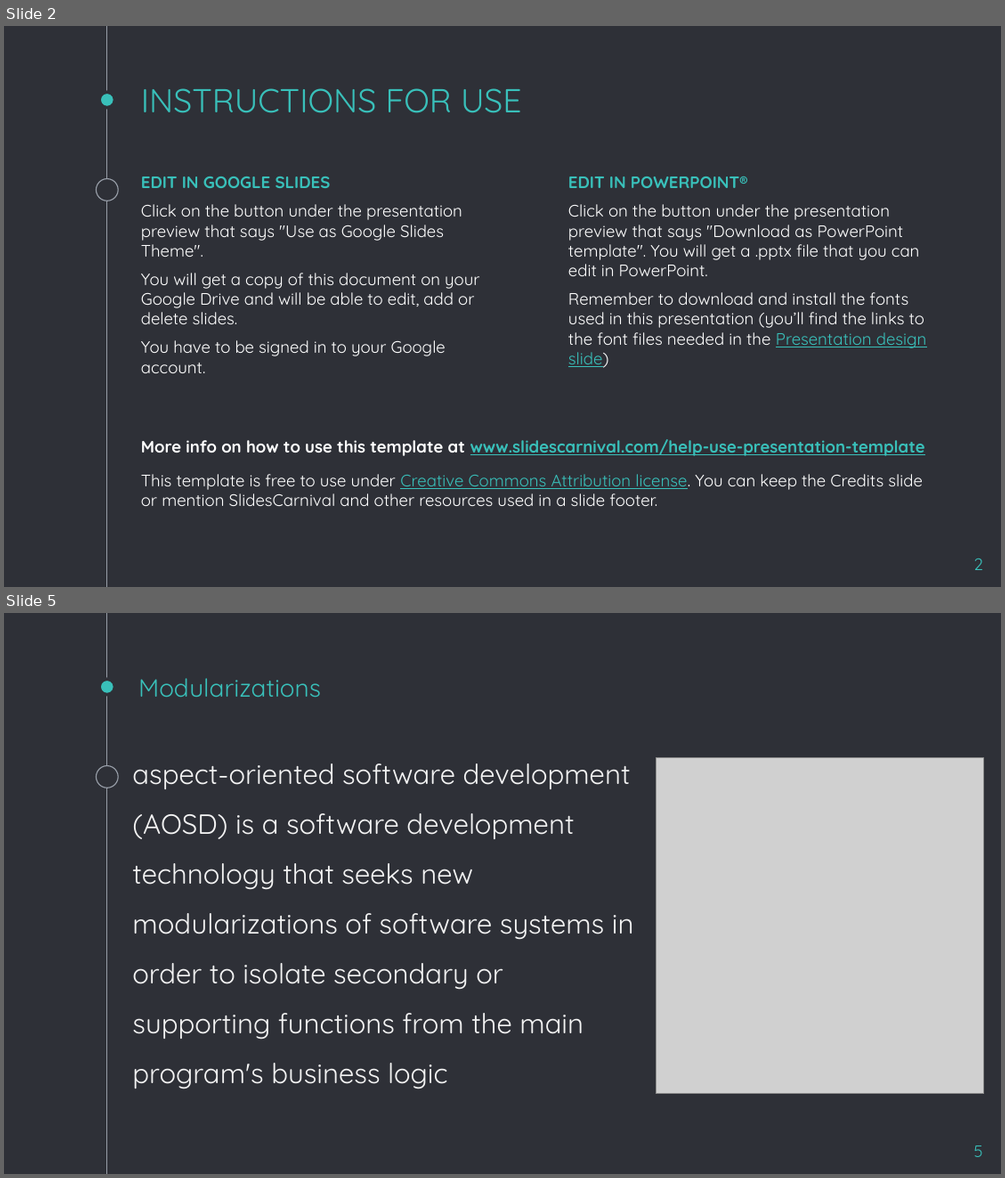
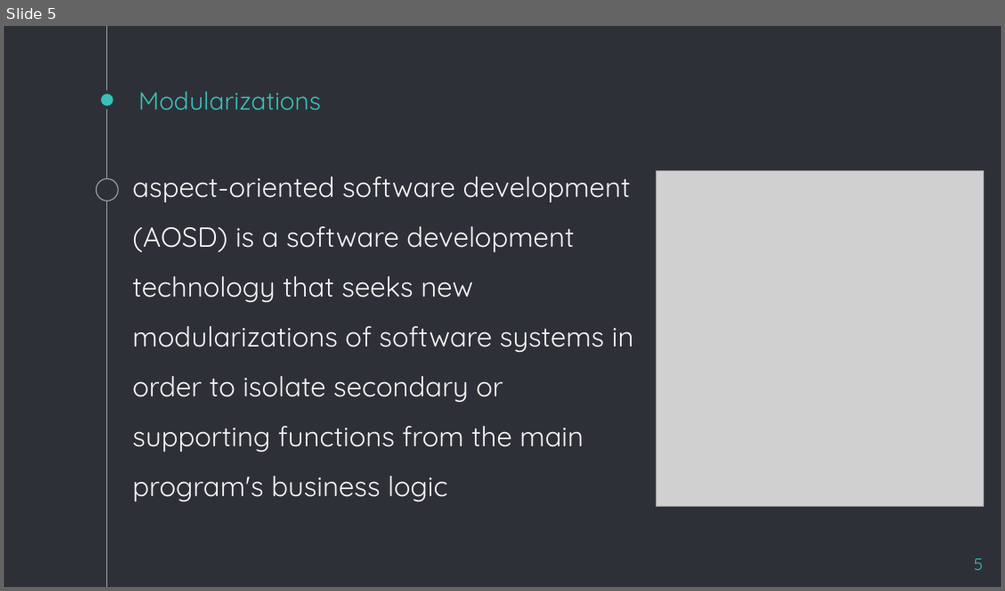
Before and after one commit to amirjani/methodology-confress, a slide deck: Aspect-Oriented-Software-Development.pptx. Shown one above the other, each under a label of ours: slides 2 and 5 before the commit, slide 5 after it; the slides between them are not shown. The pictures are 1005x1178 and 1005x591 pixels, drawn with LibreOffice and Linux fonts; fonts in the diff are those of the drawing; grey boxes stand for pictures. Boxes give left, top, right and bottom in pixels: in the first picture for what was removed or moved away, otherwise in the second. Text is boxed around its words. In the diff, an @@ line names an element or a change of style, - is before the commit and + after.

```diff
--- a/Aspect-Oriented-Software-Development.pptx
+++ b/Aspect-Oriented-Software-Development.pptx
@@ slide 2 removed at (x1=4, y1=26, x2=1001, y2=587), background #2E3037; not listed: 3 template elements that a slide beside it also shows @@
@@ title removed at (x1=141, y1=88, x2=521, y2=113) @@
-INSTRUCTIONS FOR USE
@@ text removed at (x1=141, y1=176, x2=479, y2=373) @@
-EDIT IN GOOGLE SLIDES
-Click on the button under the presentation preview that says "Use as Google Slides Theme".
-You will get a copy of this document on your Google Drive and will be able to edit, add or delete slides.
-You have to be signed in to your Google account.
@@ text removed at (x1=568, y1=176, x2=927, y2=368) @@
-EDIT IN POWERPOINT®
-Click on the button under the presentation preview that says "Download as PowerPoint template". You will get a .pptx file that you can edit in PowerPoint.
-Remember to download and install the fonts used in this presentation (you’ll find the links to the font files needed in the Presentation design slide)
@@ text removed at (x1=141, y1=439, x2=925, y2=506) @@
-More info on how to use this template at www.slidescarnival.com/help-use-presentation-template
-This template is free to use under Creative Commons Attribution license. You can keep the Credits slide or mention SlidesCarnival and other resources used in a slide footer.
@@ page number removed at (x1=973, y1=558, x2=983, y2=570) @@
-2
```
Also in this commit, not shown: 20 slides changed, 6 slides added, 7 other files.
